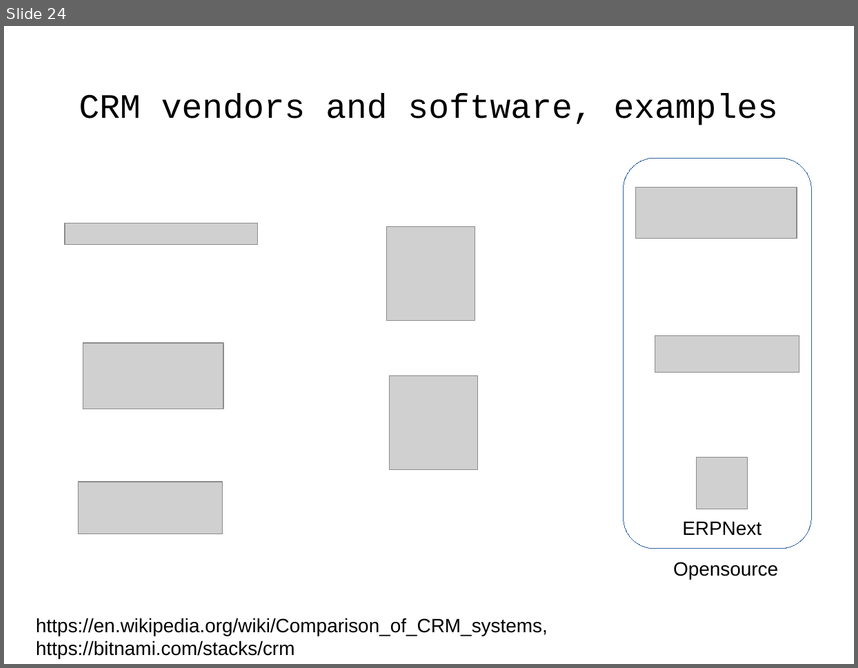
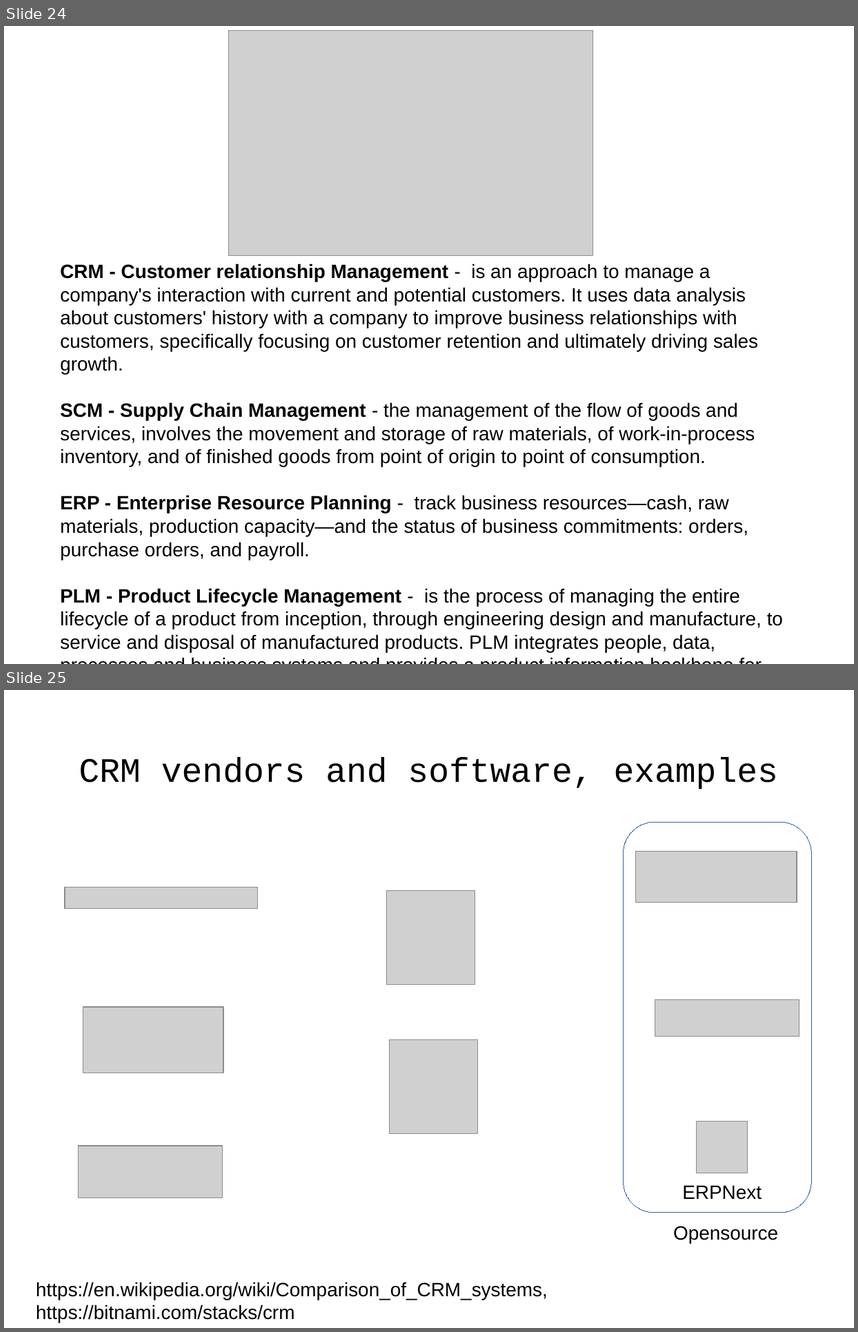
Before and after one commit to j-avdeev/EnterpriseSystemsDevelopment, a slide deck: Lec1/Enterprise System Development - lec day1.odp. Shown one above the other, each under a label of ours: slide 24 before the commit, slides 24 and 25 after it. The pictures are 858x668 and 858x1332 pixels, drawn with LibreOffice and Linux fonts; fonts in the diff are those of the drawing; grey boxes stand for pictures. Boxes give left, top, right and bottom in pixels: in the first picture for what was removed or moved away, otherwise in the second. Text is boxed around its words. In the diff, an @@ line names an element or a change of style, - is before the commit and + after.

```diff
--- a/Lec1/Enterprise System Development - lec day1.odp
+++ b/Lec1/Enterprise System Development - lec day1.odp
@@ slide 24 added at (4, 26, 854, 664), background #FFFFFF @@
@@ picture added at (228, 31, 593, 255) @@
@@ text added at (60, 263, 783, 652), 18 pt, text #000000 @@
+CRM - Customer relationship Management - is an approach to manage a company's interaction with current and potential customers. It uses data analysis about customers' history with a company to improve business relationships with customers, specifically focusing on customer retention and ultimately driving sales growth.
+SCM - Supply Chain Management - the management of the flow of goods and services, involves the movement and storage of raw materials, of work-in-process inventory, and of finished goods from point of origin to point of consumption.
+ERP - Enterprise Resource Planning - track business resources—cash, raw materials, production capacity—and the status of business commitments: orders, purchase orders, and payroll.
+PLM - Product Lifecycle Management - is the process of managing the entire lifecycle of a product from inception, through engineering design and manufacture, to service and disposal of manufactured products. PLM integrates people, data, processes and business systems and provides a product information backbone for companies and their extended enterprise.
@@ what was slide 24 is now slide 25 @@
```
Also in this commit, not shown: 2 other files.
